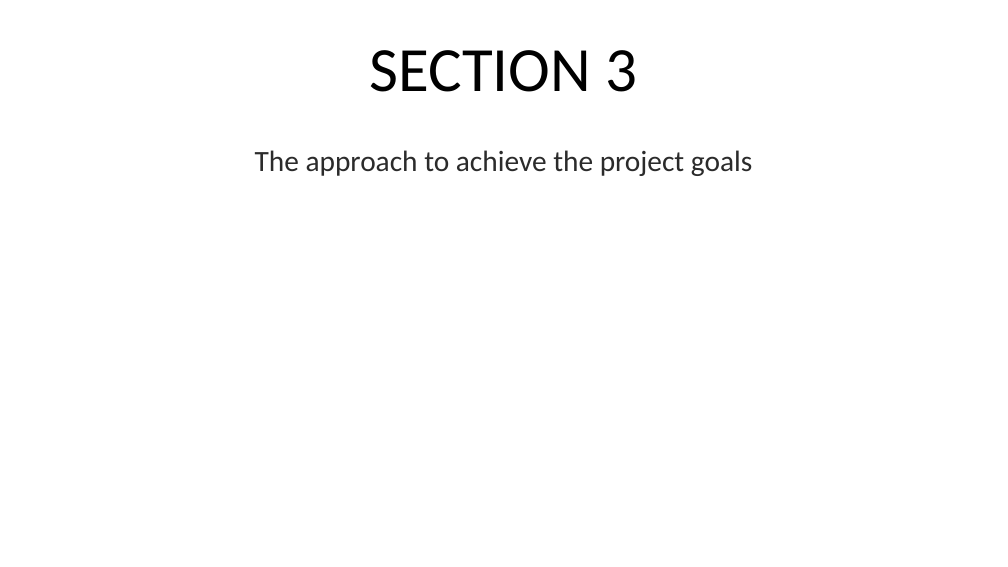
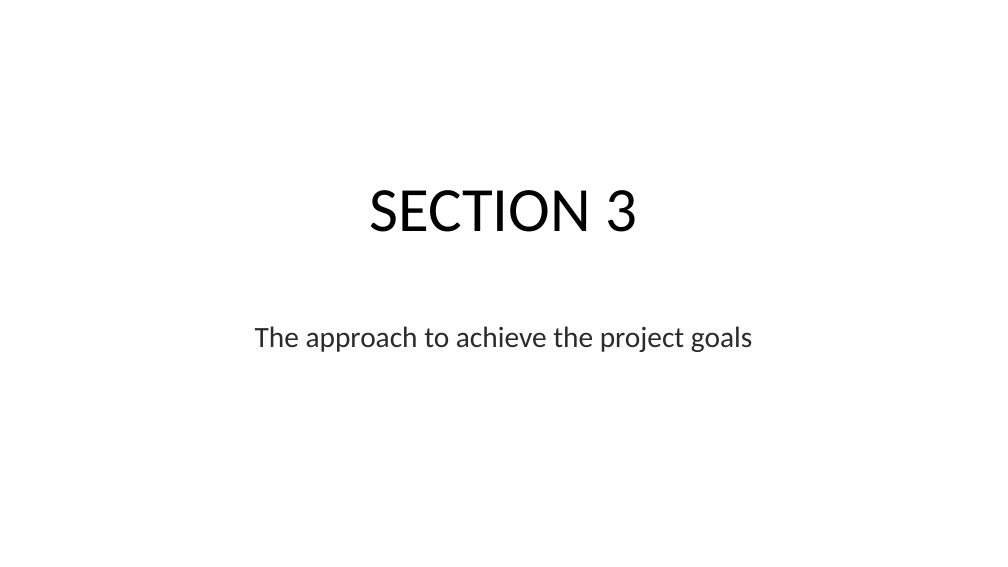
Before and after one commit to CandaceDoesData/Group_Project_1, a slide deck: slide 9 of NBA.pptx. Drawn at 1008x567 pixels with LibreOffice and Linux fonts; fonts in the diff are those of the drawing. Boxes give left, top, right and bottom in pixels: in the first picture for what was removed or moved away, otherwise in the second. Text is boxed around its words. In the diff, an @@ line names an element or a change of style, - is before the commit and + after.

```diff
--- a/NBA.pptx
+++ b/NBA.pptx
@@ title "SECTION 3": place and size @@
-title "SECTION 3" at (369,50,637,92)
+title "SECTION 3" at (369,190,637,232)
@@ text "The approach to achieve the ...": place and size @@
-text "The approach to achieve the ..." at (255,150,752,176)
+text "The approach to achieve the ..." at (255,326,752,352)
```
Also in this commit, not shown: 8 other slides changed, 17 slides added, 5 slides removed, 1 other file.
